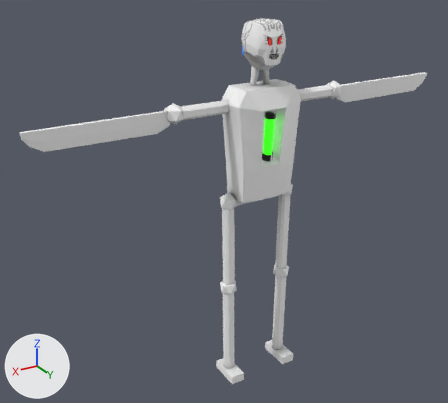
The Blender file models/blend/Roboter.blend as it was, and as the next commit left it.
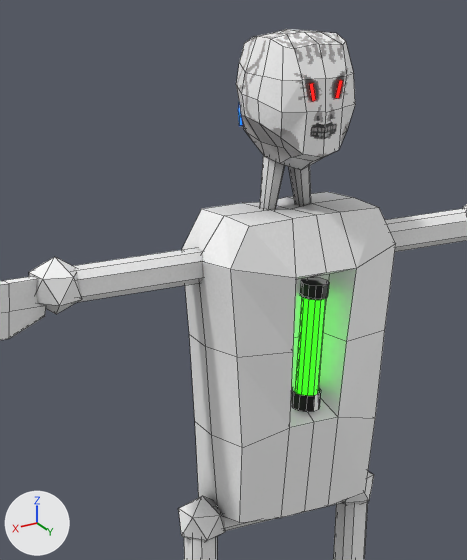
There are two pictures of each version: one whole from a camera (50 mm lens) standing at (0.836, 1.219, 0.576) and looking at (0.073, -0.054, -0.06), one close up on the part from 34% to 73% of the width and 2% to 54% of the height. The lights are fixed; the arrows at lower left show +X, +Y and +Z. The first two pictures are the older version. The close-ups show mesh edges as thin lines.

The older version as bpy lines, for what is in view:
```python
me_cube_001 = bpy.data.meshes.new('Cube.001')
me_cube_001.from_pydata(...)  # 544 vertices, 466 faces; spans x -0.571..0.571, y -0.055..0.059, z -0.568..0.399
# faces by material slot: [446, 6, 12, 2]
me_cube_001.materials.append(mat_material)
me_cube_001.materials.append(mat_blue)  # cyan #00c8e7, glowing blue #0022ff
me_cube_001.materials.append(mat_green)  # green #45e734, glowing green #30ff00
me_cube_001.materials.append(mat_red)  # red #e7000a, glowing red #ff1000
ob_cube = bpy.data.objects.new('Cube', me_cube_001)
ob_cube.location = (0.0, 0.0, 0.0)
```
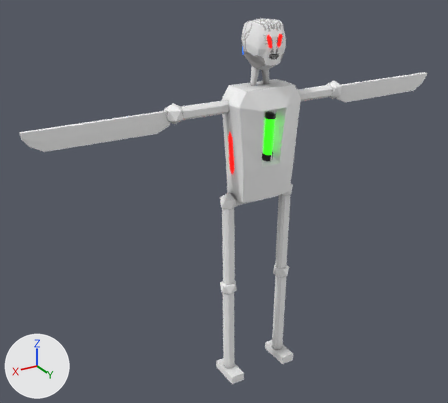
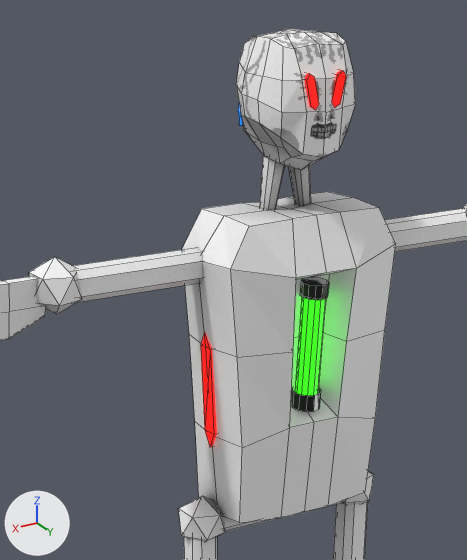
Pixel boxes [x1, y1, x2, y2] of what changed, in the close-ups (467 x 560 px):
part 1 of me_cube_001, deleted
    before: [335, 80, 343, 99]
part 2 of me_cube_001, deleted
    before: [310, 83, 316, 101]
part 3 of me_cube_001, added (red)
    after: [305, 70, 346, 110]
part 4 of me_cube_001, added (red)
    after: [201, 333, 217, 447]

Diff of the bpy script that builds the scene:
```diff
--- a/models/blend/Roboter.blend.py
+++ b/models/blend/Roboter.blend.py
@@ me_cube_001 @@
 # used by ob_cube; location = (0.0, 0.0, 0.0)
-me_cube_001.from_pydata(...)  # 544 vertices, 466 faces; spans x -0.571..0.571, y -0.055..0.059, z -0.568..0.399
+me_cube_001.from_pydata(...)  # 584 vertices, 498 faces; spans x -0.571..0.571, y -0.055..0.059, z -0.568..0.399
+# me_cube_001 part 1: the loose piece of 4 vertices spanning x -0.017..-0.01, y 0.049..0.05, z 0.347..0.363 is deleted
+# me_cube_001 part 2: the loose piece of 4 vertices spanning x 0.01..0.018, y 0.049..0.05, z 0.347..0.363 is deleted
+# me_cube_001 part 3
+# 17 vertices are added at x -0.02..0.021, y 0.04..0.05, z 0.34..0.37
+# 7 new vertices lie (0.0, 0.009, 0.0) away from vertices in x -0.02..0.017, y 0.04..0.041, z 0.34..0.37
+# 14 new faces join them, mat_red (red #e7000a, glowing red #ff1000)
+# me_cube_001 part 4
+# 12 vertices are added at x 0.077..0.089, y -0.008..0.008, z 0.034..0.146
+# 10 new faces join them, mat_red (red #e7000a, glowing red #ff1000)
+# other edits to the shape of me_cube_001 do not show in these pictures
 me_cube_001.materials.append(mat_material)
```
